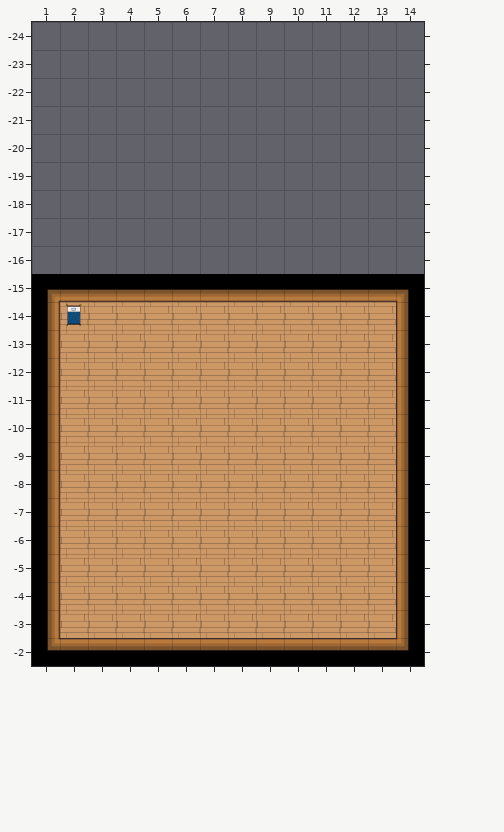
Two states of a Tiled map, tiled/house_interior.tmx. The picture above was drawn from the file before the commit.
Cells are 100x100 px. Shown: x 1..14, y -24..-2.
Now the later version:
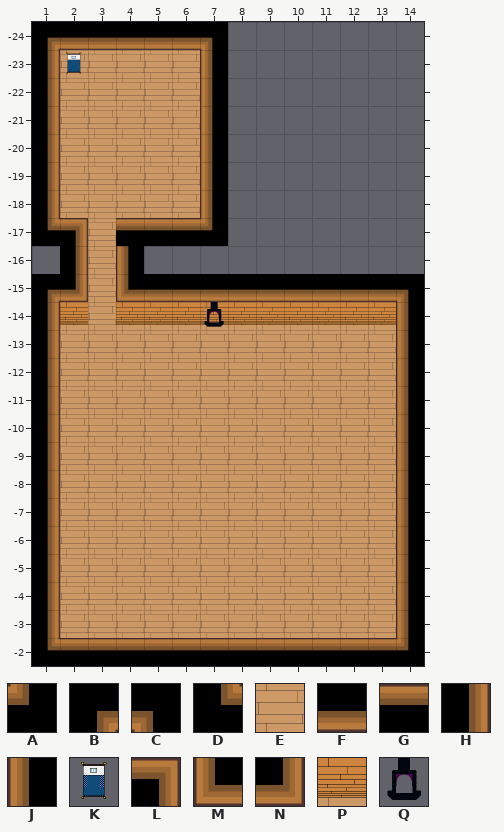
Key: from "house_interior": A 0 "concave_corner", B 0 turned 180 "concave_corner", C 0 turned 270 "concave_corner", D 0 turned 90 "concave_corner", E 1 "floor", F 4 "wall", G 4 turned 180 "wall", H 4 turned 270 "wall", J 4 turned 90 "wall", K 17 "bed", L 18 "convex_corner", M 18 turned 180 "convex_corner", N 18 turned 90 "convex_corner", P 19 "wall_2", Q 20 "fireplace".
_ is an empty cell.
From the commit log: Added fireplace, using new tiles
Diff:
Layer "Floor":
y -24: x 1..7 _______ -> BFFFFFC
y -23..-18: x 1..7 _______ -> HEEEEEJ
y -17: x 1..7 _______ -> DLEGGGA
y -16: x 2..4 ___ -> HEJ
y -15: x 2..4 FFF -> NEM
y -14: x 2 E -> P; x 4..13 EEEEEEEEEE -> PPPPPPPPPP
Layer "Furniture":
y -23: x 2 _ -> K
y -14: x 2 K -> _; x 7 _ -> Q
